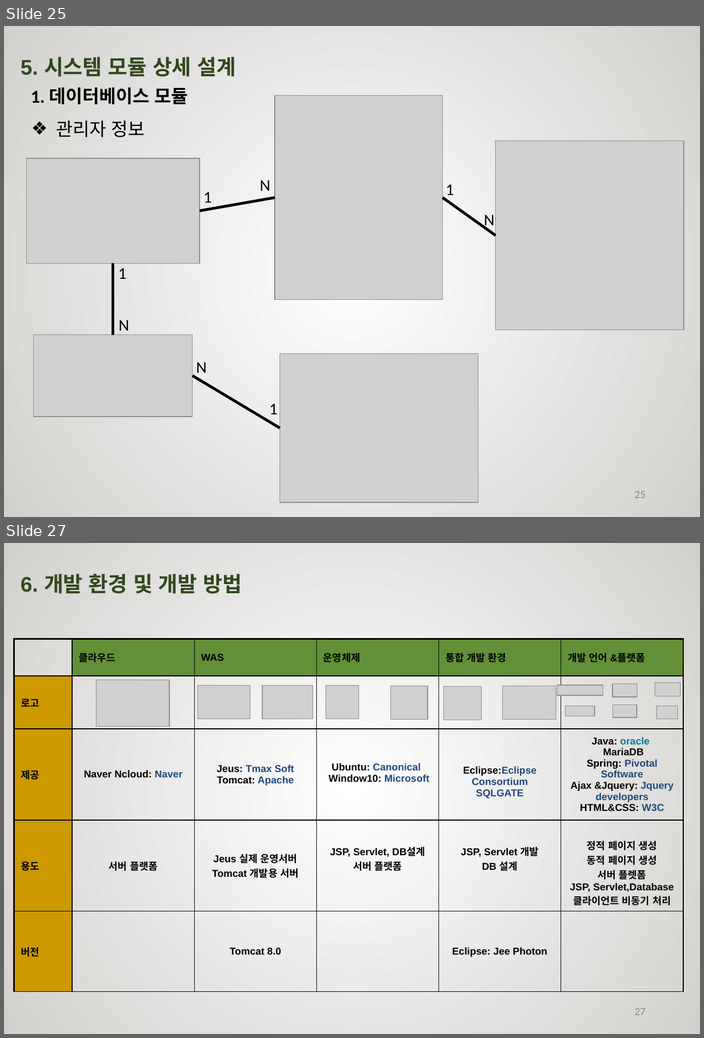
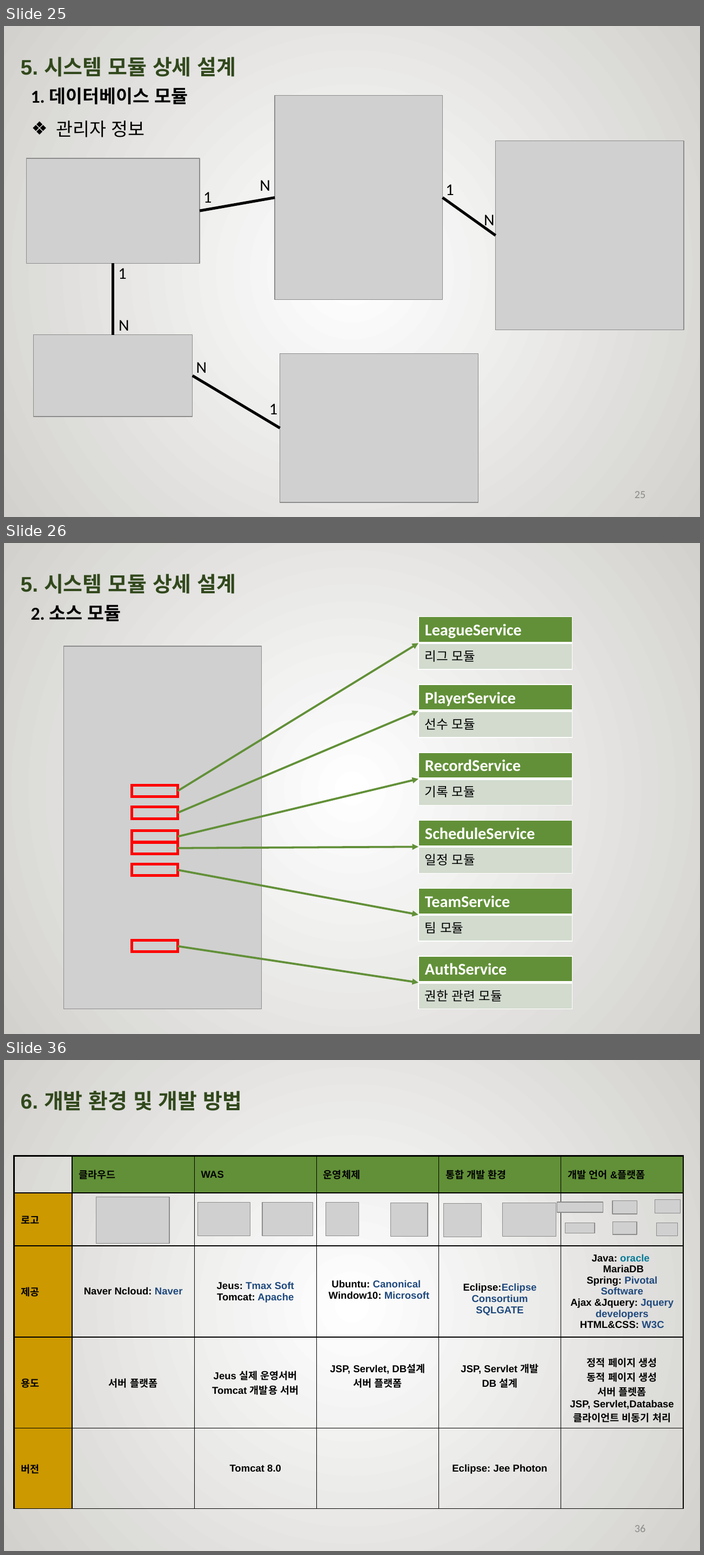
Before and after one commit to rimbong/Webengers, a slide deck: resources/졸작설계서.pptx. Shown one above the other, each under a label of ours: slides 25 and 27 before the commit, slides 25, 26 and 36 after it; the slides between them are not shown. The pictures are 704x1038 and 704x1555 pixels, drawn with LibreOffice and Linux fonts; fonts in the diff are those of the drawing; grey boxes stand for pictures; background and template pictures are left out. Boxes give left, top, right and bottom in pixels: in the first picture for what was removed or moved away, otherwise in the second. Text is boxed around its words. In the diff, an @@ line names an element or a change of style, - is before the commit and + after.

```diff
--- a/resources/졸작설계서.pptx
+++ b/resources/졸작설계서.pptx
@@ slide 26 added at box(4, 543, 700, 1034), background picture (left out) @@
@@ text added at box(21, 574, 236, 594), 40 pt, text #31481C, bold @@
+5. 시스템 모듈 상세 설계
@@ text added at box(31, 605, 121, 621), 20 pt, text #000000, bold @@
+2. 소스 모듈
@@ table added at box(418, 617, 572, 670), 2 rows, 1 columns @@
+LeagueService
+리그 모듈
@@ picture added at box(63, 646, 261, 1009) @@
@@ arrow added from (177, 791) to (418, 643), #629038 2.25 pt @@
@@ table added at box(418, 684, 572, 737), 2 rows, 1 columns @@
+PlayerService
+선수 모듈
@@ arrow added from (177, 812) to (418, 711), #629038 2.25 pt @@
@@ table added at box(418, 753, 572, 805), 2 rows, 1 columns @@
+RecordService
+기록 모듈
@@ rectangle added at box(131, 785, 177, 796), outline #FF0000 3 pt @@
@@ arrow added from (177, 836) to (418, 778), #629038 2.25 pt @@
@@ rectangle added at box(131, 807, 177, 818), outline #FF0000 3 pt @@
@@ rectangle added at box(131, 831, 177, 842), outline #FF0000 3 pt @@
@@ table added at box(418, 821, 572, 873), 2 rows, 1 columns @@
+ScheduleService
+일정 모듈
@@ rectangle added at box(131, 842, 177, 853), outline #FF0000 3 pt @@
@@ arrow added from (177, 848) to (418, 846), #629038 2.25 pt @@
@@ rectangle added at box(131, 864, 177, 876), outline #FF0000 3 pt @@
@@ arrow added from (177, 870) to (418, 915), #629038 2.25 pt @@
@@ table added at box(418, 888, 572, 941), 2 rows, 1 columns @@
+TeamService
+팀 모듈
@@ rectangle added at box(131, 940, 177, 951), outline #FF0000 3 pt @@
@@ arrow added from (177, 946) to (418, 982), #629038 2.25 pt @@
@@ table added at box(418, 956, 572, 1009), 2 rows, 1 columns @@
+AuthService
+권한 관련 모듈
@@ what was slide 27 is now slide 36 @@
@@ page number at box(634, 1524, 645, 1532): text changed @@
-27
+36
```
Also in this commit, not shown: 1 slide changed, 8 other slides added.
